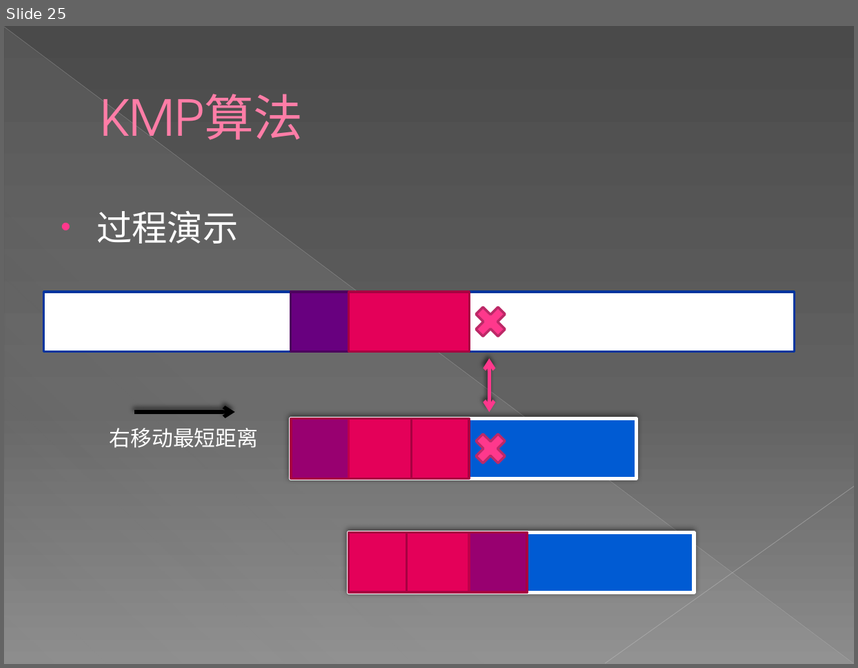
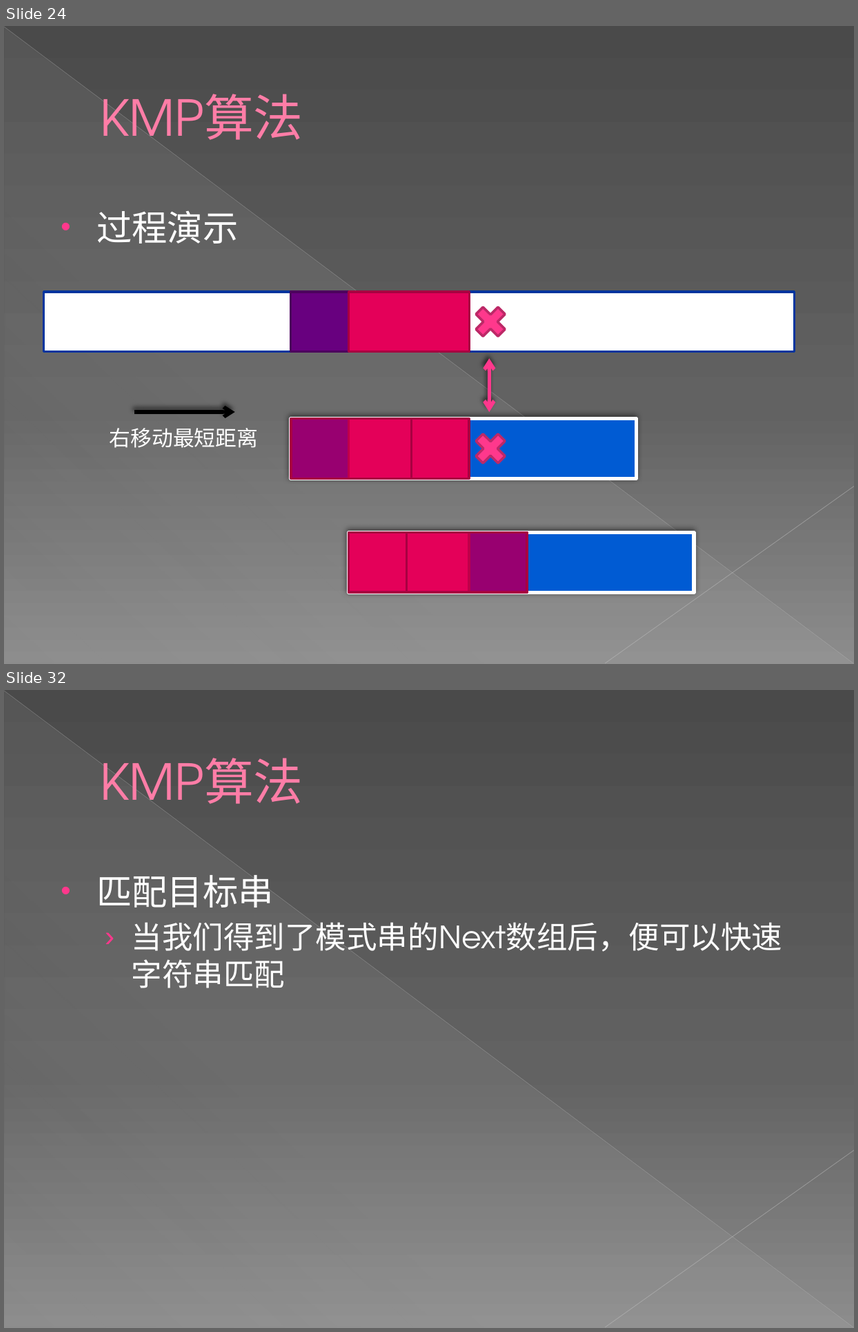
Before and after one commit to Eriri/Acm_Standard_Algorithm_Repository, a slide deck: 新建 Microsoft PowerPoint 演示文稿 (2).pptx. Shown one above the other, each under a label of ours: slide 25 before the commit, slides 24 and 32 after it; the slides between them are not shown. The pictures are 858x668 and 858x1332 pixels, drawn with LibreOffice and Linux fonts; fonts in the diff are those of the drawing. Boxes give left, top, right and bottom in pixels: in the first picture for what was removed or moved away, otherwise in the second. Text is boxed around its words. In the diff, an @@ line names an element or a change of style, - is before the commit and + after.

```diff
--- a/新建 Microsoft PowerPoint 演示文稿 (2).pptx
+++ b/新建 Microsoft PowerPoint 演示文稿 (2).pptx
@@ slide 32 added at [4,690,854,1328], background gradient #4A4A4A to #626262 to #8C8C8C; not listed: 3 template elements that a slide beside it also shows @@
@@ title added at [100,758,303,804], 42 pt, text #FF7DA7 @@
+KMP算法
@@ text added at [96,875,783,988], 26 pt, text #FFFFFF @@
+• 匹配目标串
+  › 当我们得到了模式串的Next数组后，便可以快速字符串匹配
@@ what was slide 25 is now slide 24 @@
```
Also in this commit, not shown: 3 slides changed, 20 other slides added, 5 slides removed.
